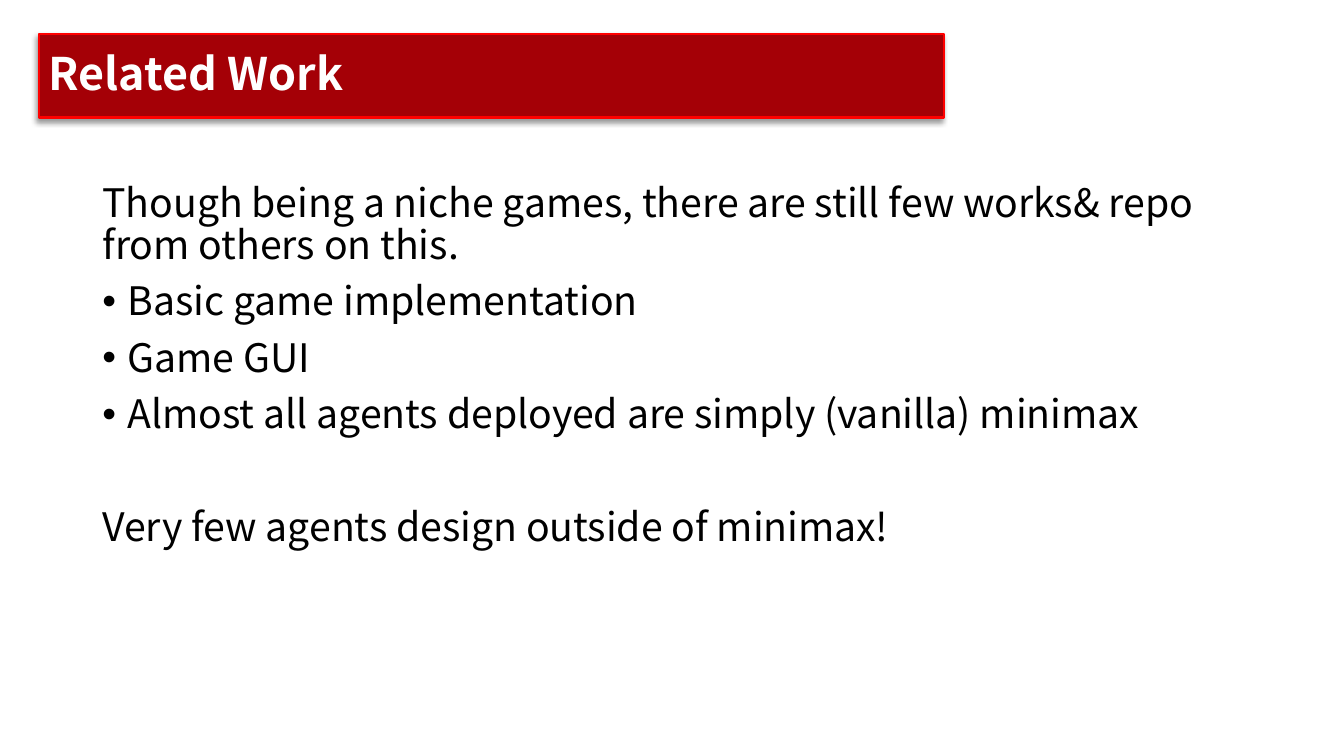
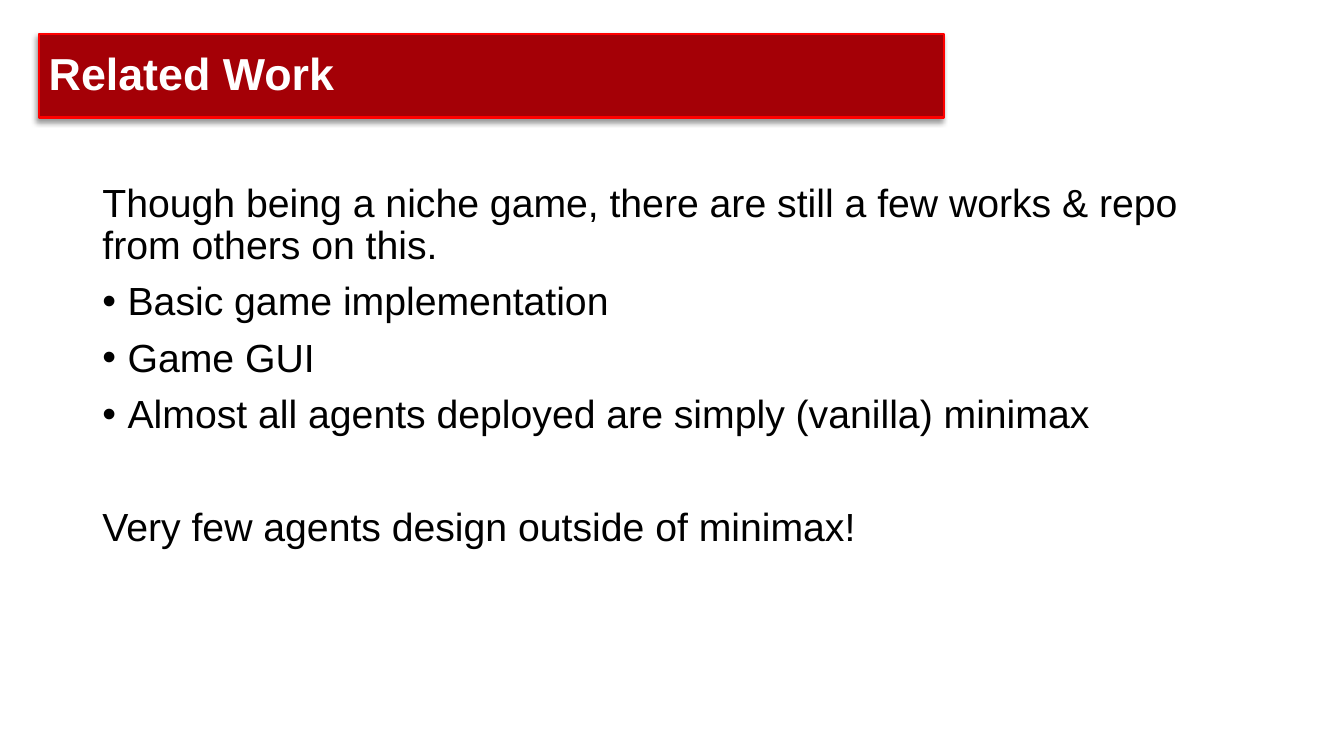
Before and after one commit to Github-Anderson/CS181-Project, a slide deck: slide 6 of presentation/proposal.pptx. Drawn at 1344x756 pixels with LibreOffice and Linux fonts; fonts in the diff are those of the drawing; background and template pictures are left out. Boxes give left, top, right and bottom in pixels: in the first picture for what was removed or moved away, otherwise in the second. Text is boxed around its words. In the diff, an @@ line names an element or a change of style, - is before the commit and + after.

```diff
--- a/presentation/proposal.pptx
+++ b/presentation/proposal.pptx
@@ title "Related Work" at (x1=38, y1=34, x2=945, y2=118): font Noto Sans CJK SC to Arial @@
@@ text at (x1=102, y1=188, x2=1177, y2=260): text changed; font Noto Sans CJK SC to Arial @@
-Though being a niche games, there are still few works& repo from others on this.
+Though being a niche game, there are still a few works & repo from others on this.
@@ text at (x1=102, y1=286, x2=1090, y2=549): font Noto Sans CJK SC to Arial in "Basic game implementation", "Game GUI", "Almost all agents deployed are simply (vanilla) ...", "Very few agents design outside of minimax!" @@
```
Also in this commit, not shown: 9 other slides changed, 1 other file.
